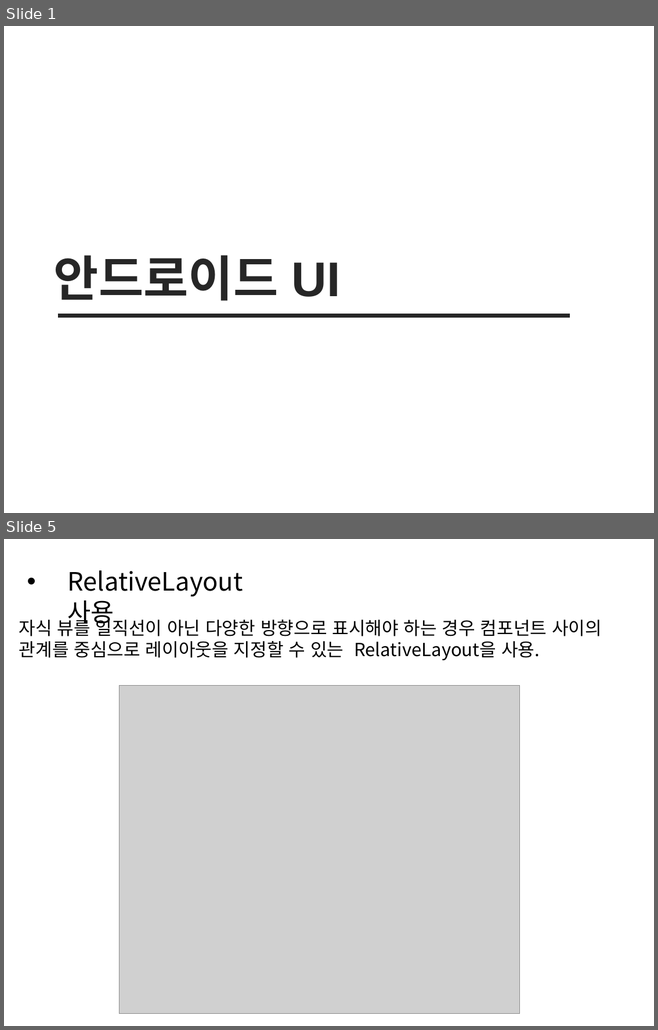
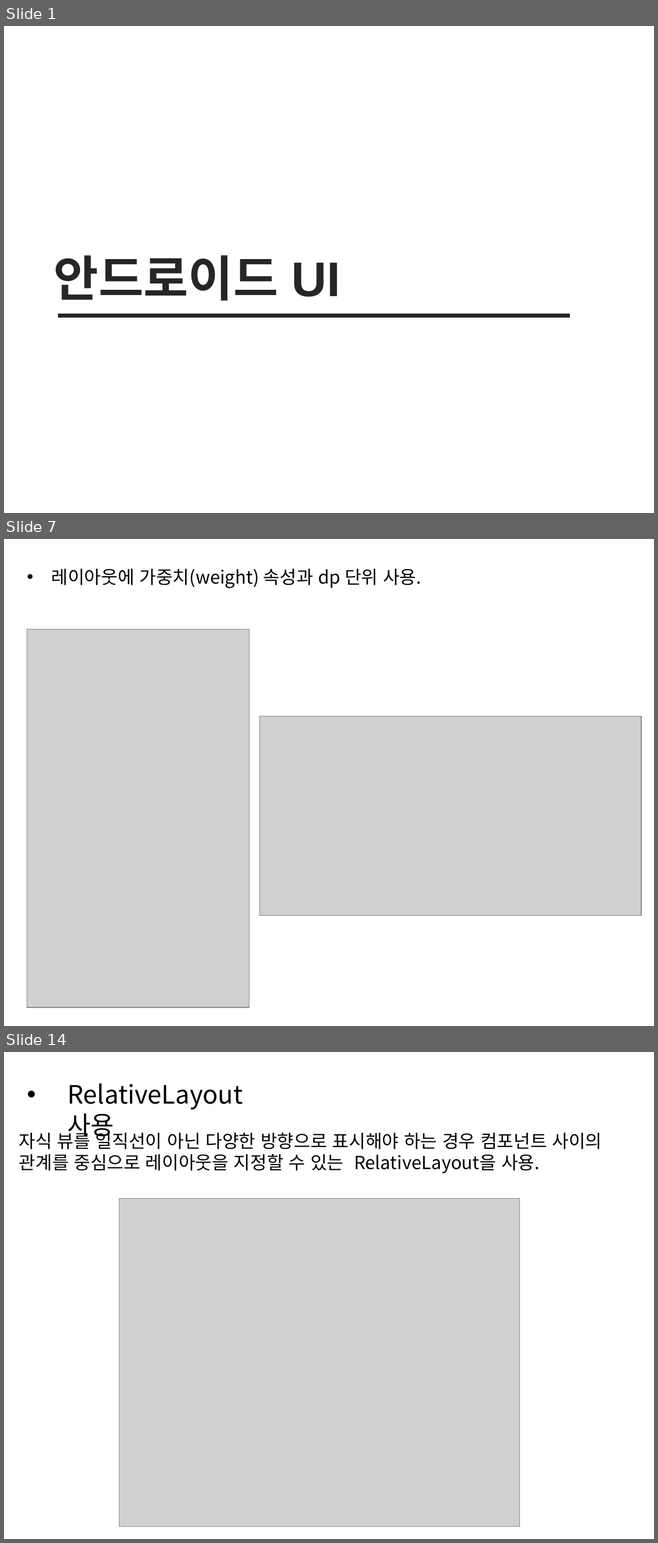
Before and after one commit to sc545/Beacon, a slide deck: 안드로이드 UI.pptx. Shown one above the other, each under a label of ours: slides 1 and 5 before the commit, slides 1, 7 and 14 after it; the slides between them are not shown. The pictures are 658x1030 and 658x1543 pixels, drawn with LibreOffice and Linux fonts; fonts in the diff are those of the drawing; grey boxes stand for pictures. Boxes give left, top, right and bottom in pixels: in the first picture for what was removed or moved away, otherwise in the second. Text is boxed around its words. In the diff, an @@ line names an element or a change of style, - is before the commit and + after.

```diff
--- a/안드로이드 UI.pptx
+++ b/안드로이드 UI.pptx
@@ slide 7 added at [4, 539, 654, 1026], background #FFFFFF @@
@@ text added at [52, 569, 421, 588], 20 pt, text #000000 @@
+• 레이아웃에 가중치(weight) 속성과 dp 단위 사용.
@@ picture added at [27, 629, 249, 1008] @@
@@ picture added at [259, 716, 641, 916] @@
@@ what was slide 5 is now slide 14 @@
```
Also in this commit, not shown: 1 slide changed, 11 other slides added, 3 slides removed, 53 other files.
